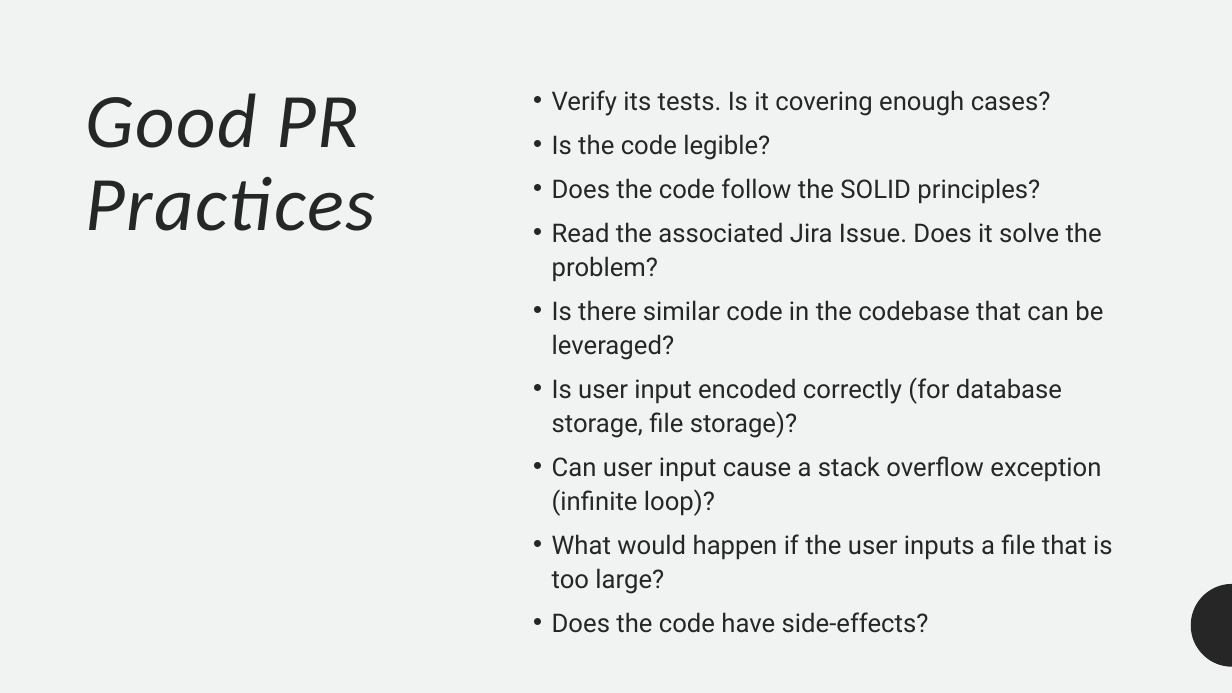
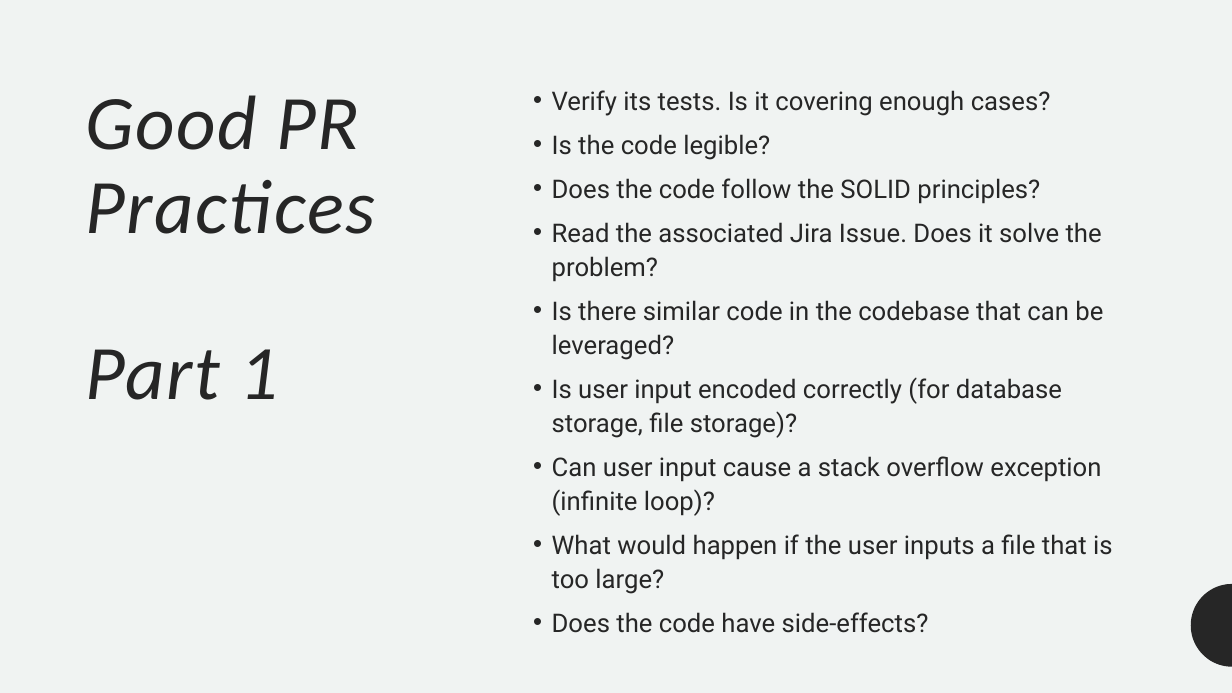
Before and after one commit to ofer987/presentations, a slide deck: slide 15 of code_review.pptx (slide 14 before the commit). Drawn at 1232x693 pixels with LibreOffice and Linux fonts; fonts in the diff are those of the drawing. Boxes give left, top, right and bottom in pixels: in the first picture for what was removed or moved away, otherwise in the second. Text is boxed around its words. In the diff, an @@ line names an element or a change of style, - is before the commit and + after.

```diff
--- a/code_review.pptx
+++ b/code_review.pptx
@@ title at (86, 95, 375, 400): text changed @@
-Good PR Practices
+Good PR Practices
+Part 1
```
Also in this commit, not shown: 6 other slides changed, 2 slides added.
